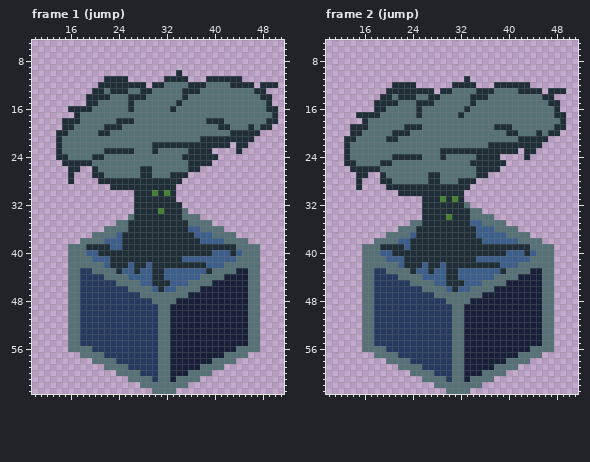
One commit to this pixel-art file: Assets/Sprites/Player.aseprite. Above: the version before the commit.
64x64 pixels, 11 frames. Shown: frame 1 (jump): x 10..51, y 5..63; frame 2 (jump): x 10..51, y 5..63. The commit also changed other frames, which this record leaves out.
The result:
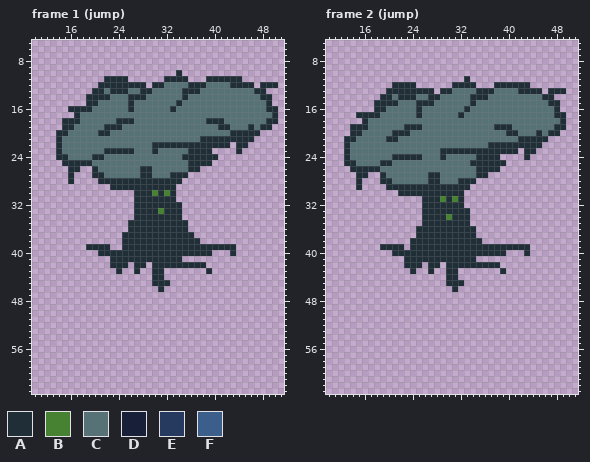
Palette (. is transparent): A #202e37  B #468232  C #577277  D #172038  E #253a5e  F #3c5e8b
Change:
layer "Layer 1" now hidden
--- frame 1 (jump)
@@ x 10..51 @@
 32 .................AAAAAAAA.................
-33 .................AAAABAAAC................
-34 ................CAAAAAAAACCC..............
-35 ..............CCAAAAAAAAAACCCC............
-36 ............CCCCAAAAAAAAAAFFCCCC..........
-37 ..........CCCCFAAAAAAAAAAAAFFFCCCC........
-38 ........CCCCFFFAAAAAAAAAAAAAFFFFCCCC......
-39 ......CCCAAAAFFAAAAAAAAAAAAAAAAAAACCCC....
-40 ......CCCFFAAAAAAAAAAAAAAAAAAAFFFAFCCC....
-41 ......CCCCFFFAAAAAAAAAAAAFFFFFFFFFCCCC....
-42 ......CCCCCCFAAAFAAFAAAAAAAAAFFFCCCCCC....
-43 ......CCEECCCCAFFAFFAAFFFFFFFACCCCDDCC....
-44 ......CCEEEECCCCFFFFAAFFFFFFCCCCDDDDCC....
-45 ......CCEEEEEECCCCFFAAAFFFCCCCDDDDDDCC....
-46 ......CCEEEEEEEECCCCFAFFCCCCDDDDDDDDCC....
-47 ......CCEEEEEEEEEECCCCCCCCDDDDDDDDDDCC....
-48 ......CCEEEEEEEEEEEECCCCDDDDDDDDDDDDCC....
-49 ......CCEEEEEEEEEEEEECCDDDDDDDDDDDDDCC....
-50 ......CCEEEEEEEEEEEEECCDDDDDDDDDDDDDCC....
-51 ......CCEEEEEEEEEEEEECCDDDDDDDDDDDDDCC....
-52 ......CCEEEEEEEEEEEEECCDDDDDDDDDDDDDCC....
-53 ......CCEEEEEEEEEEEEECCDDDDDDDDDDDDDCC....
-54 ......CCEEEEEEEEEEEEECCDDDDDDDDDDDDDCC....
-55 ......CCEEEEEEEEEEEEECCDDDDDDDDDDDDDCC....
-56 ......CCCCEEEEEEEEEEECCDDDDDDDDDDDCCCC....
-57 ........CCCCEEEEEEEEECCDDDDDDDDDCCCC......
-58 ..........CCCCEEEEEEECCDDDDDDDCCCC........
-59 ............CCCCEEEEECCDDDDDCCCC..........
-60 ..............CCCCEEECCDDDCCCC............
-61 ................CCCCECCDCCCC..............
-62 ..................CCCCCCCC................
-63 ....................CCCC..................
+33 .................AAAABAAA.................
+34 .................AAAAAAAA.................
+35 ................AAAAAAAAAA................
+36 ................AAAAAAAAAA................
+37 ...............AAAAAAAAAAAA...............
+38 ...............AAAAAAAAAAAAA..............
+39 .........AAAA..AAAAAAAAAAAAAAAAAAA........
+40 ...........AAAAAAAAAAAAAAAAAAA...A........
+41 .............AAAAAAAAAAAA.................
+42 .............AAA.AA.AAAAAAAAA.............
+43 ..............A..A..AA.......A............
+44 ....................AA....................
+45 ....................AAA...................
+46 .....................A....................
+47 ..........................................
+48 ..........................................
+49 ..........................................
+50 ..........................................
+51 ..........................................
+52 ..........................................
+53 ..........................................
+54 ..........................................
+55 ..........................................
+56 ..........................................
+57 ..........................................
+58 ..........................................
+59 ..........................................
+60 ..........................................
+61 ..........................................
+62 ..........................................
+63 ..........................................
--- frame 2 (jump)
@@ x 10..51 @@
 31 ................AAABABA...................
-32 ................AAAAAAAC..................
-33 ................AAAAAAAACC................
-34 ................AAAABAAACCCC..............
-35 ..............CCAAAAAAAAFFCCCC............
-36 ............CCCAAAAAAAAAAFFFCCCC..........
-37 ..........CCCCFAAAAAAAAAAFFFFFCCCC........
-38 ........CCCCFFAAAAAAAAAAAAFFFFFFCCCC......
-39 ......CCCAAAAFAAAAAAAAAAAAAAAAAAAACCCC....
-40 ......CCCFFAAAAAAAAAAAAAAAAAAAFFFAFCCC....
-41 ......CCCCFFFAAAAAAAAAAAAFFFFFFFFFCCCC....
-42 ......CCCCCCFAAAFAAFAAAAAAAAAFFFCCCCCC....
-43 ......CCEECCCCAFFAFFAAFFFFFFFACCCCDDCC....
-44 ......CCEEEECCCCFFFFAAFFFFFFCCCCDDDDCC....
-45 ......CCEEEEEECCCCFFAAAFFFCCCCDDDDDDCC....
-46 ......CCEEEEEEEECCCCFAFFCCCCDDDDDDDDCC....
-47 ......CCEEEEEEEEEECCCCCCCCDDDDDDDDDDCC....
-48 ......CCEEEEEEEEEEEECCCCDDDDDDDDDDDDCC....
-49 ......CCEEEEEEEEEEEEECCDDDDDDDDDDDDDCC....
-50 ......CCEEEEEEEEEEEEECCDDDDDDDDDDDDDCC....
-51 ......CCEEEEEEEEEEEEECCDDDDDDDDDDDDDCC....
-52 ......CCEEEEEEEEEEEEECCDDDDDDDDDDDDDCC....
-53 ......CCEEEEEEEEEEEEECCDDDDDDDDDDDDDCC....
-54 ......CCEEEEEEEEEEEEECCDDDDDDDDDDDDDCC....
-55 ......CCEEEEEEEEEEEEECCDDDDDDDDDDDDDCC....
-56 ......CCCCEEEEEEEEEEECCDDDDDDDDDDDCCCC....
-57 ........CCCCEEEEEEEEECCDDDDDDDDDCCCC......
-58 ..........CCCCEEEEEEECCDDDDDDDCCCC........
-59 ............CCCCEEEEECCDDDDDCCCC..........
-60 ..............CCCCEEECCDDDCCCC............
-61 ................CCCCECCDCCCC..............
-62 ..................CCCCCCCC................
-63 ....................CCCC..................
+32 ................AAAAAAA...................
+33 ................AAAAAAAA..................
+34 ................AAAABAAA..................
+35 ................AAAAAAAA..................
+36 ...............AAAAAAAAAA.................
+37 ...............AAAAAAAAAA.................
+38 ..............AAAAAAAAAAAA................
+39 .........AAAA.AAAAAAAAAAAAAAAAAAAA........
+40 ...........AAAAAAAAAAAAAAAAAAA...A........
+41 .............AAAAAAAAAAAA.................
+42 .............AAA.AA.AAAAAAAAA.............
+43 ..............A..A..AA.......A............
+44 ....................AA....................
+45 ....................AAA...................
+46 .....................A....................
+47 ..........................................
+48 ..........................................
+49 ..........................................
+50 ..........................................
+51 ..........................................
+52 ..........................................
+53 ..........................................
+54 ..........................................
+55 ..........................................
+56 ..........................................
+57 ..........................................
+58 ..........................................
+59 ..........................................
+60 ..........................................
+61 ..........................................
+62 ..........................................
+63 ..........................................
Boxes around the changes in both pictures, in picture pixels (x1, y1, x2, y2):
erased: (68, 208, 260, 394)
erased: (362, 202, 554, 394)
